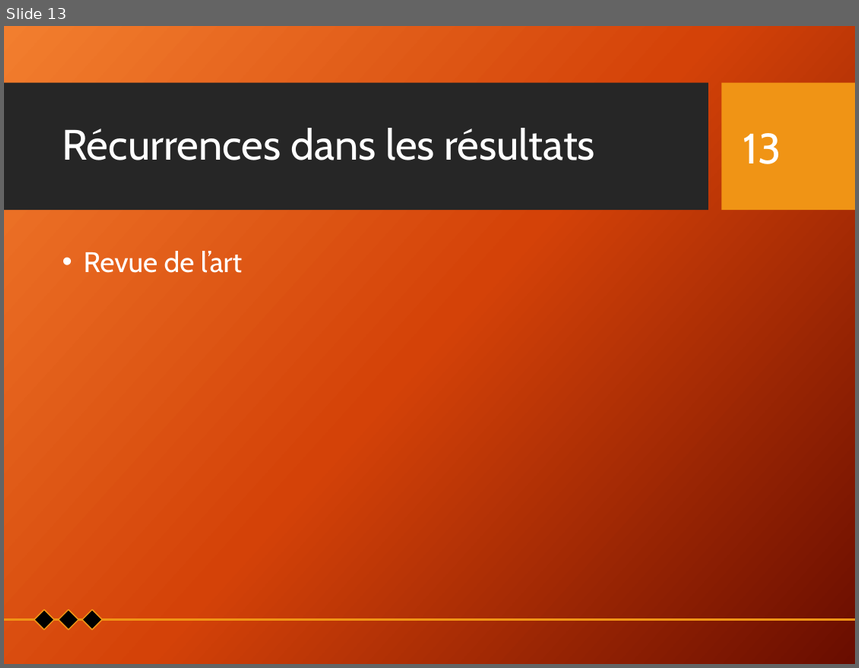
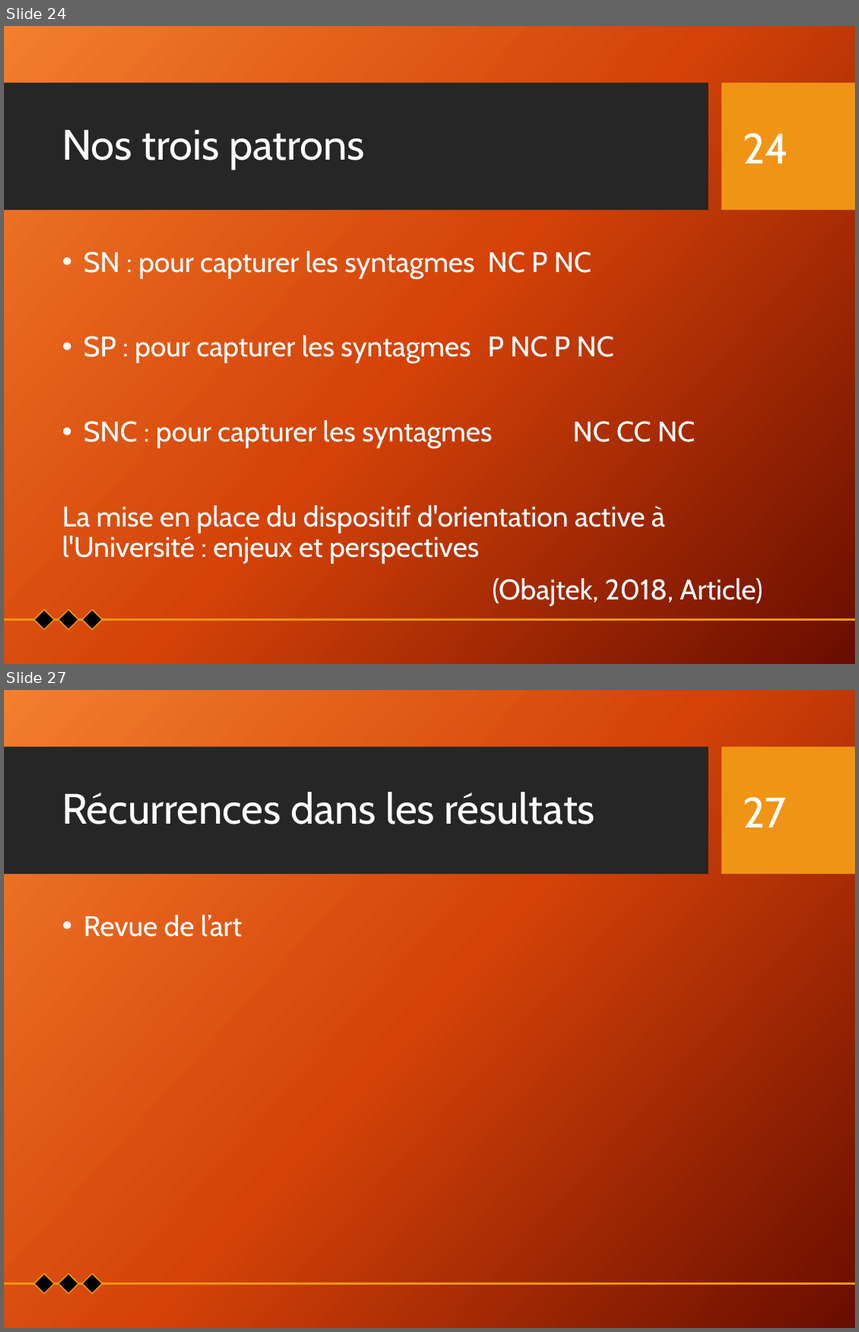
Before and after one commit to Xitog/tal, a slide deck: dossiers/Final - Présentation Projet de recherche.pptx. Shown one above the other, each under a label of ours: slide 13 before the commit, slides 24 and 27 after it; the slides between them are not shown. The pictures are 859x668 and 859x1332 pixels, drawn with LibreOffice and Linux fonts; fonts in the diff are those of the drawing; background and template pictures are left out. Boxes give left, top, right and bottom in pixels: in the first picture for what was removed or moved away, otherwise in the second. Text is boxed around its words. In the diff, an @@ line names an element or a change of style, - is before the commit and + after.

```diff
--- a/dossiers/Final - Présentation Projet de recherche.pptx
+++ b/dossiers/Final - Présentation Projet de recherche.pptx
@@ slide 24 added at (x1=4, y1=26, x2=855, y2=664), background picture (left out); not listed: 2 template elements that a slide beside it also shows @@
@@ title added at (x1=62, y1=129, x2=365, y2=170), 36 pt, text #FFFFFF @@
+Nos trois patrons
@@ page number added at (x1=743, y1=133, x2=790, y2=164), 36 pt, text #FFFFFF @@
+24
@@ text added at (x1=63, y1=251, x2=763, y2=606), 24 pt, text #FFFFFF @@
+• SN : pour capturer les syntagmes NC P NC
+• SP : pour capturer les syntagmes P NC P NC
+• SNC : pour capturer les syntagmes NC CC NC
+La mise en place du dispositif d'orientation active à l'Université : enjeux et perspectives
+(Obajtek, 2018, Article)
@@ group added at (x1=4, y1=610, x2=855, y2=630): 3 diamonds, 1 line @@
@@ what was slide 13 is now slide 27 @@
@@ page number at (x1=743, y1=797, x2=787, y2=828): text changed @@
-13
+27
```
Also in this commit, not shown: 8 slides changed, 15 other slides added.
